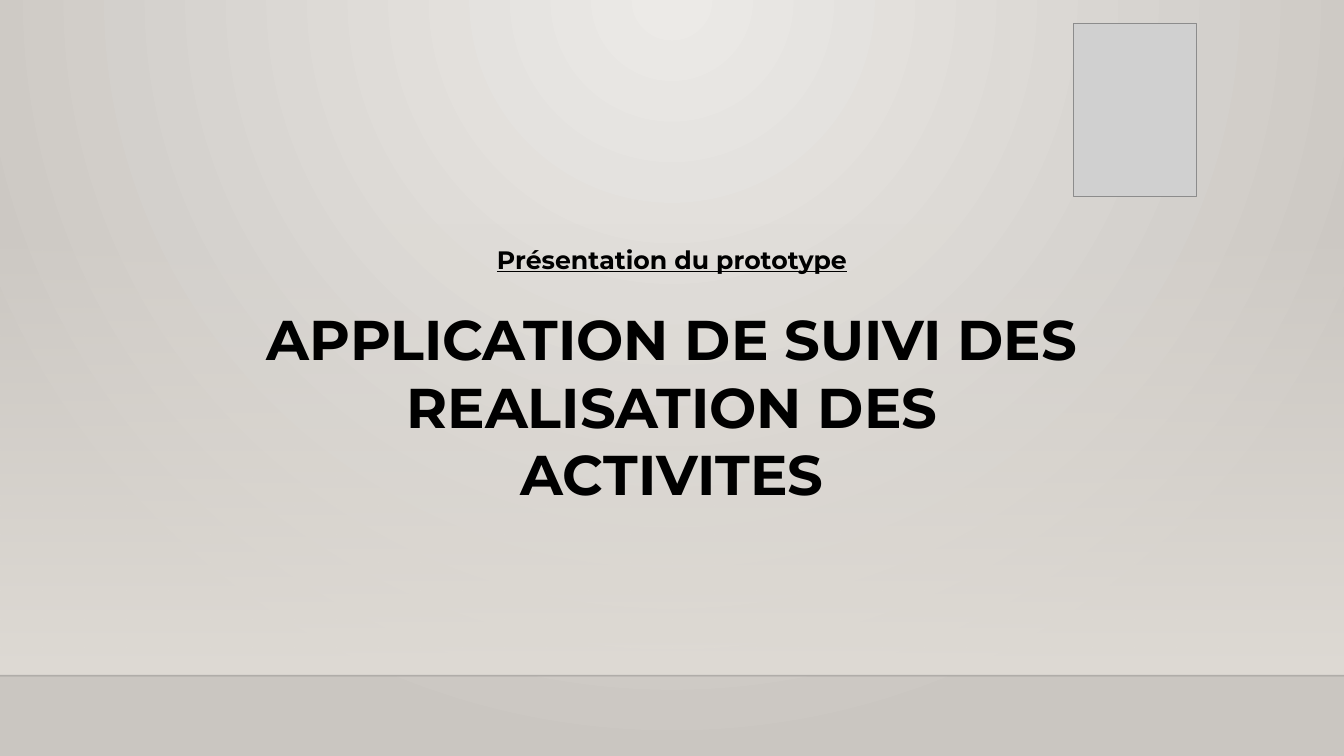
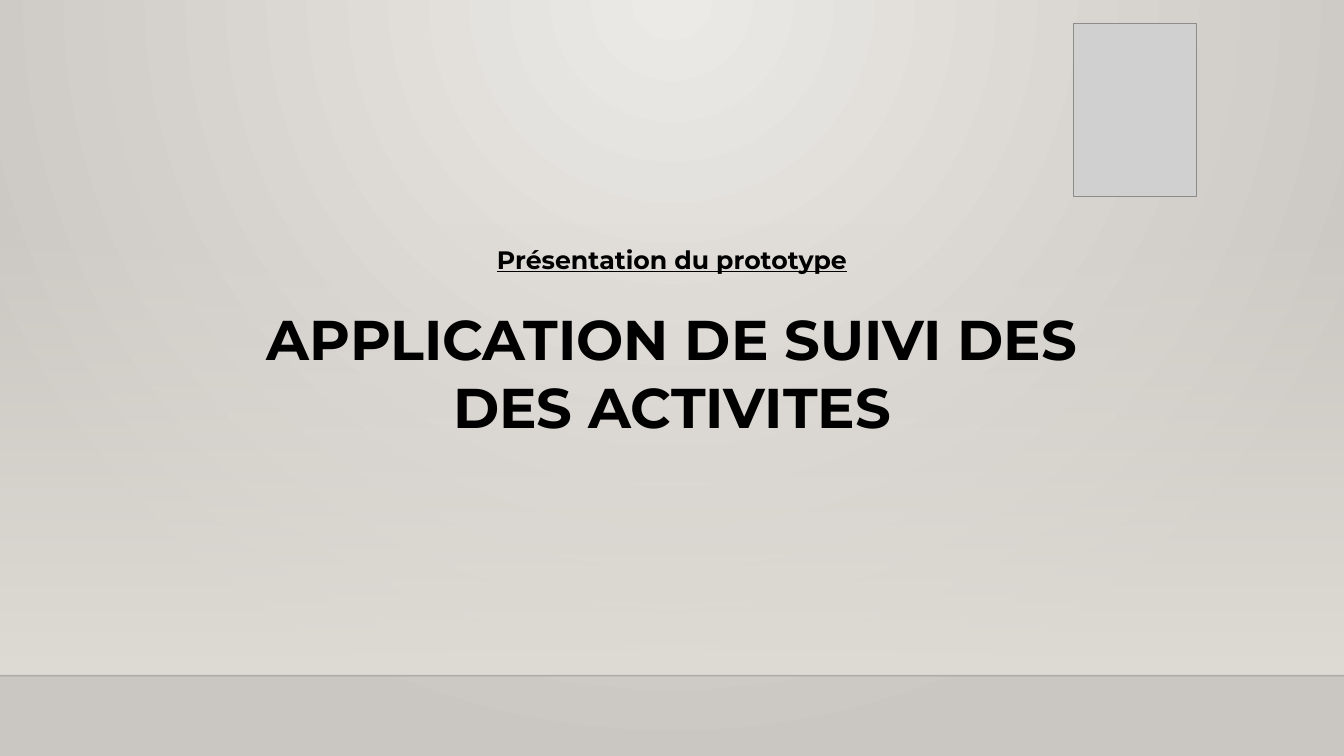
Before and after one commit to kinsaros1-cmd/Dashooard_Suivi_Activite, a slide deck: slide 1 of Presentation_projet.pptx. Drawn at 1344x756 pixels with LibreOffice and Linux fonts; fonts in the diff are those of the drawing; grey boxes stand for pictures; background and template pictures are left out. Boxes give left, top, right and bottom in pixels: in the first picture for what was removed or moved away, otherwise in the second. Text is boxed around its words. In the diff, an @@ line names an element or a change of style, - is before the commit and + after.

Commit message:
Modification du PowerPoint

```diff
--- a/Presentation_projet.pptx
+++ b/Presentation_projet.pptx
@@ text at (267,320,1076,429): text changed @@
-APPLICATION DE SUIVI DES REALISATION DES ACTIVITES
+APPLICATION DE SUIVI DES DES ACTIVITES
```
